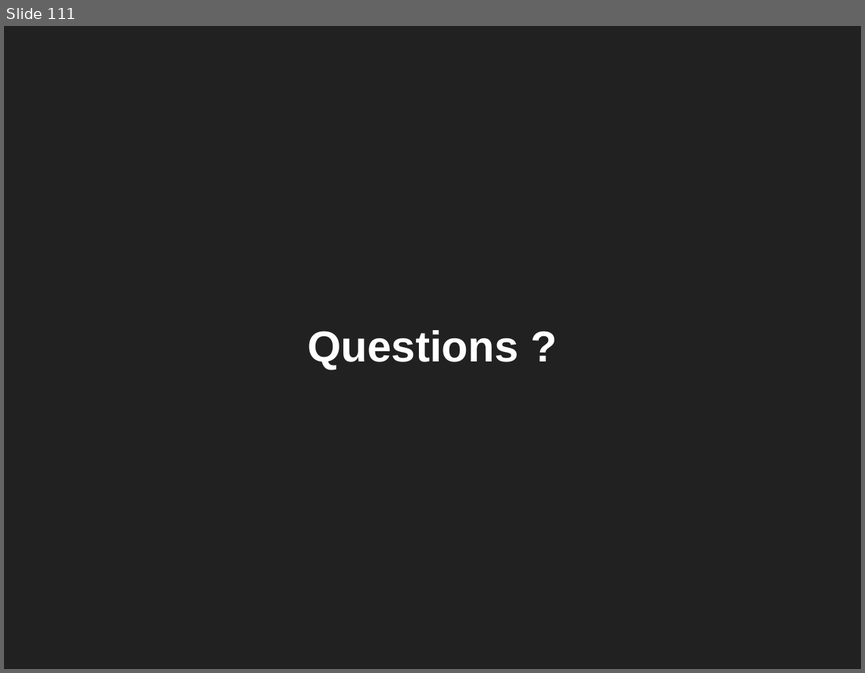
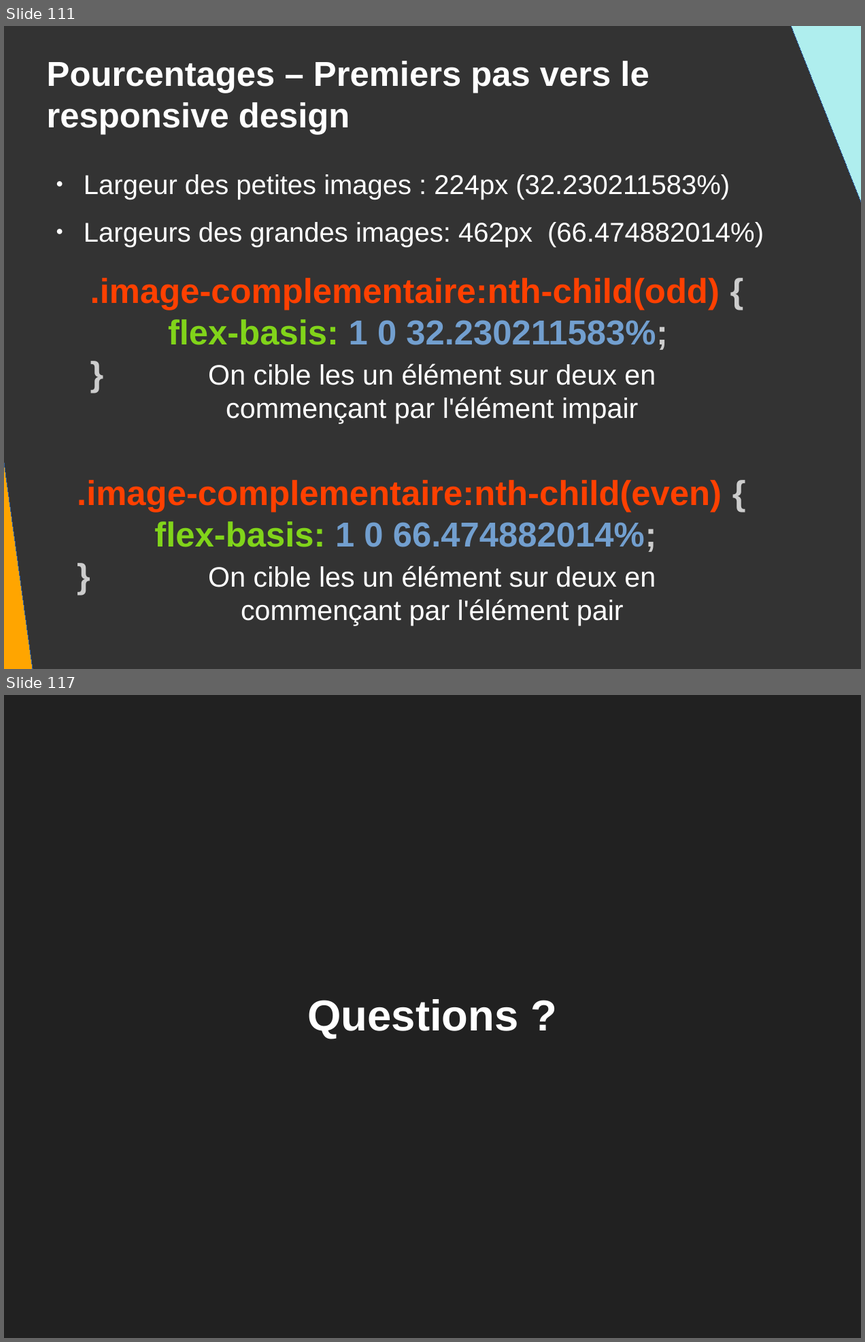
Before and after one commit to DanYellow/presentations, a slide deck: mmi/html/travaux-pratiques/numero-2/presentation.odp. Shown one above the other, each under a label of ours: slide 111 before the commit, slides 111 and 117 after it; the slides between them are not shown. The pictures are 865x673 and 865x1342 pixels, drawn with LibreOffice and Linux fonts; fonts in the diff are those of the drawing. Boxes give left, top, right and bottom in pixels: in the first picture for what was removed or moved away, otherwise in the second. Text is boxed around its words. In the diff, an @@ line names an element or a change of style, - is before the commit and + after.

```diff
--- a/mmi/html/travaux-pratiques/numero-2/presentation.odp
+++ b/mmi/html/travaux-pratiques/numero-2/presentation.odp
@@ slide 111 added at <box>4,26,861,669</box>, background #333333 @@
@@ right triangle added at <box>781,26,861,334</box>, fill #AFEEEE, outline #3465A4 0 pt @@
@@ title added at <box>47,61,649,134</box>, 32 pt, text #FFFFFF, bold @@
+Pourcentages – Premiers pas vers le responsive design
@@ right triangle added at <box>4,125,35,669</box>, fill #FFA500, outline #3465A4 0 pt @@
@@ text added at <box>84,174,764,247</box>, 25.2 pt, text #FFFFFF @@
+● Largeur des petites images : 224px (32.230211583%)
+● Largeurs des grandes images: 462px (66.474882014%)
@@ text added at <box>90,278,719,350</box>, 32 pt, text #FF4000, bold @@
+.image-complementaire:nth-child(odd) {
+flex-basis: 1 0 32.230211583%;
+}
@@ title added at <box>208,363,655,423</box>, 26 pt, text #FFFFFF @@
+On cible les un élément sur deux en commençant par l'élément impair
@@ text added at <box>77,480,721,552</box>, 32 pt, text #FF4000, bold @@
+.image-complementaire:nth-child(even) {
+flex-basis: 1 0 66.474882014%;
+}
@@ title added at <box>208,565,655,625</box>, 26 pt, text #FFFFFF @@
+On cible les un élément sur deux en commençant par l'élément pair
@@ what was slide 111 is now slide 117 @@
```
Also in this commit, not shown: 2 slides changed, 5 other slides added, 4 other files.
